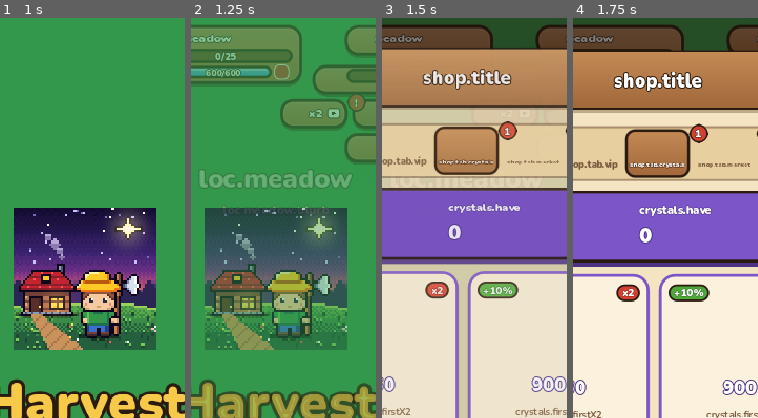
Above: before the commit, frames 1-4 (left to right).
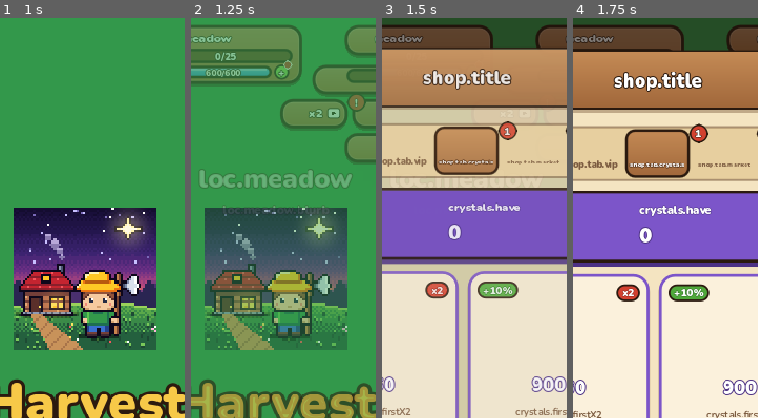
Above: after the commit, the same moments.

Repository: BaturinIgor/GameFarm
Game: Godot game, scene res://scenes/splash.tscn
The game is run twice, just before and just after one commit, with the same random seed, the same clock (stepped at 60 frames per second) and the same inputs.
Inputs (mouse positions are % of the whole screen's width and height, from its top left):
- Up to frame 1 (1 s): tap Enter at 0.5 s; move the mouse to (72, 45) at 0.52 s; click (72, 45) at 0.67 s
- Up to frame 2 (1.25 s): no input
- Up to frame 3 (1.5 s): click (75, 3) at 1.27 s
- Up to frame 4 (1.75 s): no input
The pictures show only the part of the screen within x 27-77%, y 0-50%; the shares and areas given below are measured in that part.

Frame 1 is identical in both runs. In frame 2, 0.3% of the frame differs, in the area x 44-56%, y 10-16%; in frame 3, less than 0.1%; in frame 4, nothing differs.

Commit message:
Энергия: точка бесплатной награды в углу плюса
Co-Authored-By: Claude Opus 5.5 <noreply@anthropic.com>
Claude-Session: https://claude.ai/code/session_01KB9UT2PnJvNq3jxcqRz319

Diff:
--- a/godot/scripts/ui/energy_row.gd
+++ b/godot/scripts/ui/energy_row.gd
@@ -20,18 +20,23 @@
 	bar.size_flags_vertical = Control.SIZE_SHRINK_CENTER
 	bar.mouse_filter = Control.MOUSE_FILTER_IGNORE
 	add_child(bar)
+	# Плюс в простом Control, чтобы точку можно было поставить в угол (контейнеры растягивают детей)
+	var holder := Control.new()
+	holder.custom_minimum_size = Vector2(16, 16)
+	holder.size_flags_vertical = Control.SIZE_SHRINK_CENTER
+	holder.mouse_filter = Control.MOUSE_FILTER_IGNORE
 	var plus := PanelContainer.new()
 	var ps := UiKit.box(UiKit.TONES["green"][0], UiKit.OUTLINE, 7, 2, false)
 	ps.set_content_margin_all(0)
 	plus.add_theme_stylebox_override("panel", ps)
-	plus.custom_minimum_size = Vector2(16, 16)
-	plus.size_flags_vertical = Control.SIZE_SHRINK_CENTER
+	plus.size = Vector2(16, 16)
 	plus.mouse_filter = Control.MOUSE_FILTER_IGNORE
+	holder.add_child(plus)
 	var p := UiKit.title("+", 11)
 	p.horizontal_alignment = HORIZONTAL_ALIGNMENT_CENTER
 	p.vertical_alignment = VERTICAL_ALIGNMENT_CENTER
 	plus.add_child(p)
-	add_child(plus)
+	add_child(holder)
 	# Готова бесплатная энергия: маленькая красная точка в углу плюса
 	_dot = Panel.new()
 	_dot.add_theme_stylebox_override("panel", UiKit.box(UiKit.BAD, Color.WHITE, 5, 1, false))
@@ -39,7 +44,7 @@
 	_dot.position = Vector2(10, -4)
 	_dot.mouse_filter = Control.MOUSE_FILTER_IGNORE
 	_dot.visible = false
-	plus.add_child(_dot)
+	holder.add_child(_dot)
 	gui_input.connect(func(e: InputEvent) -> void:
 		var mb := e as InputEventMouseButton
 		if mb != null and mb.button_index == MOUSE_BUTTON_LEFT and not mb.pressed:
